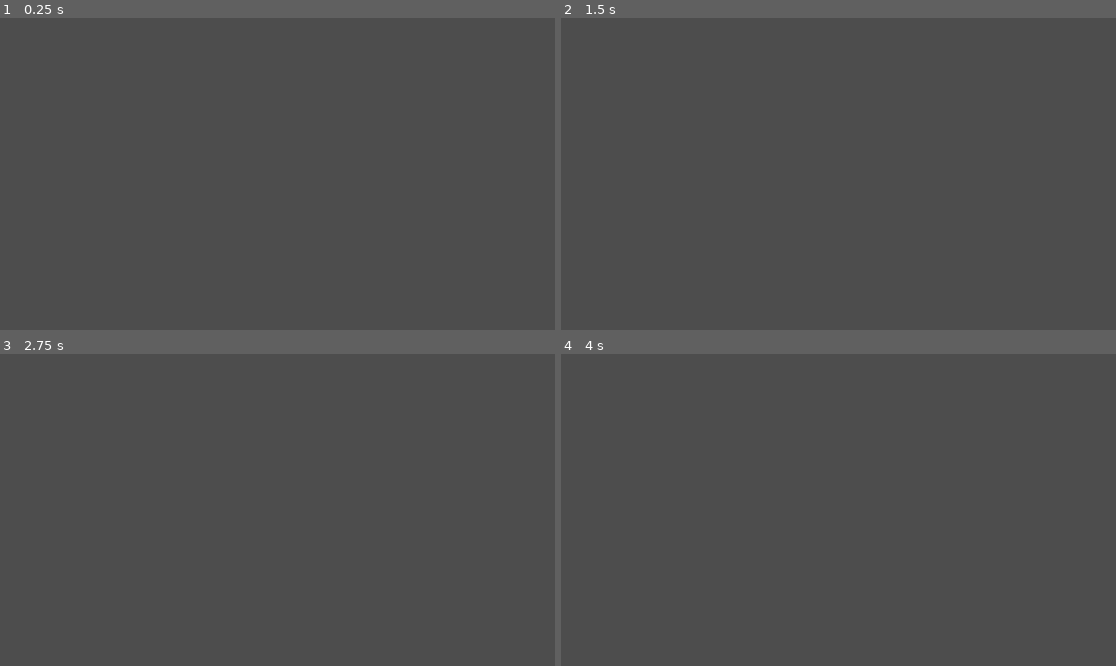
Above: before the commit, frames 1-4 (two rows, left to right).
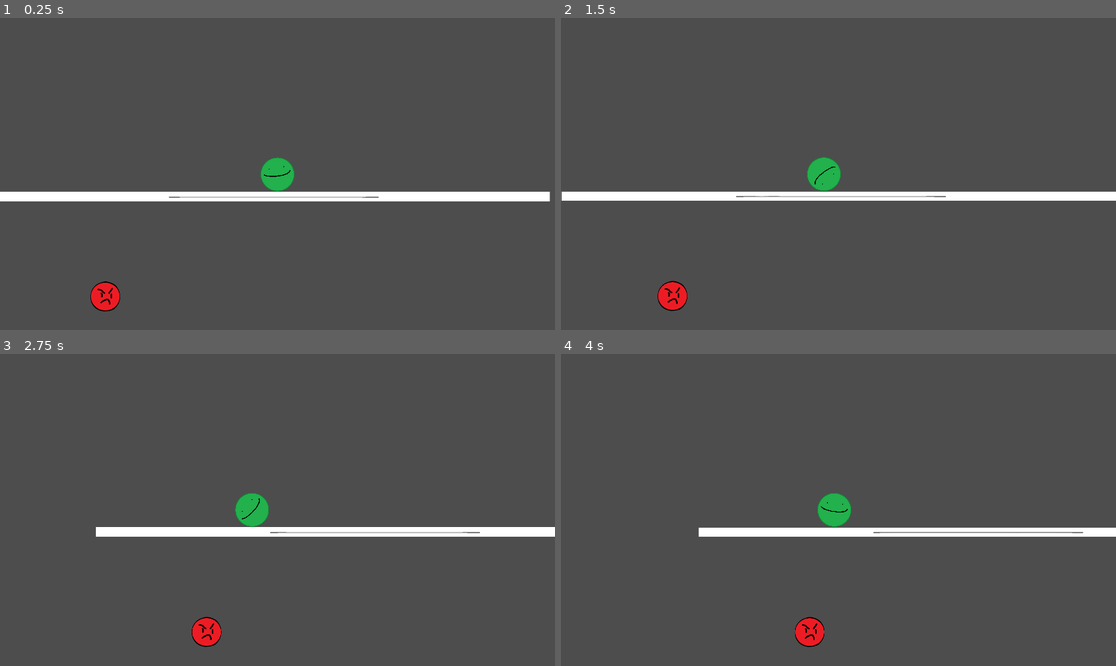
Above: after the commit, the same moments.

Repository: ai43184-school/School-project
Game: Godot game, scene res://Scenes/main.tscn
Two runs of this game, one before a commit and one after it. Both use one fixed random seed, a clock stepped at 60 frames per second and the inputs below.
Inputs (mouse positions are in pixels of both pictures, inside the frame that each line leads up to):
- Up to frame 1 (0.25 s): no input
- Up to frame 2 (1.5 s): move the mouse to (960, 158) at 0.52 s; press the mouse at (960, 158) at 0.53 s; tap Enter at 1.25 s; move the mouse to (727, 189) at 1.27 s; release the mouse at (727, 189) at 1.28 s; click (727, 189) at 1.35 s
- Up to frame 3 (2.75 s): move the mouse to (333, 441) at 2.02 s; press the mouse at (333, 441) at 2.03 s
- Up to frame 4 (4 s): move the mouse to (810, 572) at 2.77 s; release the mouse at (810, 572) at 2.78 s; click (810, 572) at 2.85 s; move the mouse to (1005, 556) at 3.52 s; press the mouse at (1005, 556) at 3.53 s

The runs differ from the first frame. In frame 1, 4.0% of the frame differs, in the area x 0-100%, y 44-94%; in frame 2, 3.8%; in frame 3, 3.5%; in frame 4, 3.1%.

Commit message:
cant finish anything kms

Diff:
--- a/only-way-is-up/Scenes/Enemy1.tscn
+++ b/only-way-is-up/Scenes/Enemy1.tscn
@@ -1,19 +1,20 @@
-[gd_scene load_steps=4 format=3 uid="uid://cvy4p4jgamrb8"]
+[gd_scene format=3 uid="uid://cvy4p4jgamrb8"]
 
-[ext_resource type="Script" path="res://Scripts/enemy_1.gd" id="1_0sjbo"]
+[ext_resource type="Script" uid="uid://bubscqm6080ik" path="res://Scripts/enemy_1.gd" id="1_0sjbo"]
 [ext_resource type="Texture2D" uid="uid://cgo2maw5iso8n" path="res://Assets/enemy1.png" id="1_bwp4a"]
 
 [sub_resource type="CircleShape2D" id="CircleShape2D_pakhj"]
 radius = 107.005
 
-[node name="Enemy" type="Area2D" groups=["Enemy"]]
+[node name="Enemy" type="Area2D" unique_id=364098181 groups=["Enemy"]]
 scale = Vector2(0.5, 0.5)
 script = ExtResource("1_0sjbo")
 
-[node name="CollisionShape2D" type="CollisionShape2D" parent="." groups=["Enemy"]]
+[node name="CollisionShape2D" type="CollisionShape2D" parent="." unique_id=1856843382]
 shape = SubResource("CircleShape2D_pakhj")
 
-[node name="Sprite2D" type="Sprite2D" parent="." groups=["Enemy"]]
+[node name="Sprite2D" type="Sprite2D" parent="." unique_id=2028801778]
 texture = ExtResource("1_bwp4a")
 
+[connection signal="area_entered" from="." to="." method="_on_area_entered"]
 [connection signal="body_entered" from="." to="." method="_on_body_entered"]
--- a/only-way-is-up/Scenes/Player.tscn
+++ b/only-way-is-up/Scenes/Player.tscn
@@ -9,23 +9,28 @@
 [sub_resource type="CircleShape2D" id="CircleShape2D_r13av"]
 radius = 61.0082
 
-[node name="Player" type="RigidBody2D" groups=["Player"]]
+[node name="Player" type="RigidBody2D" unique_id=1072527857 node_paths=PackedStringArray("camera_2d") groups=["Player"]]
 script = ExtResource("1_kpjcp")
+camera_2d = NodePath("Camera2D")
 
-[node name="Hitbox" type="CollisionShape2D" parent="." groups=["Player"]]
+[node name="Hitbox" type="CollisionShape2D" parent="." unique_id=2101750744 groups=["Player"]]
 scale = Vector2(0.5, 0.5)
 shape = SubResource("CircleShape2D_kpjcp")
 
-[node name="Sprite2D" type="Sprite2D" parent="." groups=["Player"]]
+[node name="Sprite2D" type="Sprite2D" parent="." unique_id=1307933474 groups=["Player"]]
 scale = Vector2(0.5, 0.5)
 texture = ExtResource("1_xhfnw")
 
-[node name="Camera2D" type="Camera2D" parent="."]
+[node name="Camera2D" type="Camera2D" parent="." unique_id=197277803]
+limit_left = -500000000
+limit_top = -500000000
+limit_right = 500000000
+limit_bottom = 500000000
 position_smoothing_enabled = true
 
-[node name="Area2D" type="Area2D" parent="." groups=["Player"]]
+[node name="Area2D" type="Area2D" parent="." unique_id=133005129 groups=["Player"]]
 
-[node name="CollisionShape2D" type="CollisionShape2D" parent="Area2D" groups=["Player"]]
+[node name="CollisionShape2D" type="CollisionShape2D" parent="Area2D" unique_id=574158093 groups=["Player"]]
 shape = SubResource("CircleShape2D_r13av")
 
 [connection signal="area_entered" from="Area2D" to="." method="_on_area_2d_area_entered"]
--- a/only-way-is-up/Scenes/main.tscn
+++ b/only-way-is-up/Scenes/main.tscn
@@ -1,8 +1,9 @@
-[gd_scene load_steps=6 format=3 uid="uid://d3xobfdw3nmma"]
+[gd_scene format=3 uid="uid://d3xobfdw3nmma"]
 
 [ext_resource type="PackedScene" uid="uid://dskeh4e2pbtiu" path="res://Scenes/Player.tscn" id="1_jjgbg"]
 [ext_resource type="Texture2D" uid="uid://drw6ebrfgq2or" path="res://Assets/platform.png" id="2_5k88t"]
 [ext_resource type="PackedScene" uid="uid://mtkea6vefooh" path="res://Scenes/GameManager.tscn" id="4_7nqhl"]
+[ext_resource type="PackedScene" uid="uid://cvy4p4jgamrb8" path="res://Scenes/Enemy1.tscn" id="4_jjvhh"]
 
 [sub_resource type="RectangleShape2D" id="RectangleShape2D_7u77a"]
 size = Vector2(1922, 31)
@@ -10,24 +11,27 @@
 [sub_resource type="PhysicsMaterial" id="PhysicsMaterial_0xgt5"]
 bounce = 0.25
 
-[node name="Main" type="Node2D"]
+[node name="Main" type="Node2D" unique_id=1208540577]
 
-[node name="platform" type="StaticBody2D" parent="."]
+[node name="platform" type="StaticBody2D" parent="." unique_id=813966761]
 position = Vector2(13, 1053)
 
-[node name="CollisionShape2D" type="CollisionShape2D" parent="platform"]
+[node name="CollisionShape2D" type="CollisionShape2D" parent="platform" unique_id=76219920]
 position = Vector2(951, 5.5)
 shape = SubResource("RectangleShape2D_7u77a")
 metadata/_edit_lock_ = true
 
-[node name="Player" parent="." instance=ExtResource("1_jjgbg")]
-position = Vector2(972, 456)
+[node name="Player" parent="." unique_id=326094340 instance=ExtResource("1_jjgbg")]
+position = Vector2(985, 979)
 physics_material_override = SubResource("PhysicsMaterial_0xgt5")
 
-[node name="Icon" type="Sprite2D" parent="."]
+[node name="Icon" type="Sprite2D" parent="." unique_id=817837624]
 z_index = -1
 position = Vector2(966.5, 1060)
 scale = Vector2(1.66753, 0.0493829)
 texture = ExtResource("2_5k88t")
 
-[node name="GameManager" parent="." instance=ExtResource("4_7nqhl")]
+[node name="GameManager" parent="." unique_id=1615470917 instance=ExtResource("4_7nqhl")]
+
+[node name="Enemy" parent="." unique_id=364098181 instance=ExtResource("4_jjvhh")]
+position = Vector2(389, 1406)
--- a/only-way-is-up/Scripts/enemy_1.gd
+++ b/only-way-is-up/Scripts/enemy_1.gd
@@ -1,9 +1,11 @@
 extends Area2D
-
-
 
 func _on_body_entered(body: Node2D) -> void:
 	if body.is_in_group("Player"):
 		GameManager.enemydeath.emit(1)
 		GameManager.can_launch = true
 		queue_free()
+
+func _on_area_entered(area: Area2D) -> void:
+	if area.is_in_group("Enemy"):
+		queue_free()
--- a/only-way-is-up/Scripts/game_manager.gd
+++ b/only-way-is-up/Scripts/game_manager.gd
@@ -1,32 +1,7 @@
 extends Node
 
 #enemies
-@warning_ignore("unused_signal")
 signal enemydeath
 
 #player movement
 var can_launch = true
-
-# Preload the enemy scene
-var enemy_scene = preload("res://Scenes/Enemy1.tscn")
-
-# Set a seed for reproducibility
-@export var spawn_seed = randi_range(0,5000)
-var rng = RandomNumberGenerator.new()
-
-func _ready():
-	# Seed the RNG
-	rng.seed = spawn_seed
-	spawn_enemies(1000) # Spawn 10 enemies
-
-func spawn_enemies(amount):
-	for i in range(amount):
-		var enemy = enemy_scene.instantiate()
-
-		# Generate random position within a specific area
-		var spawn_x = rng.randf_range(0, 1000)
-		var spawn_y = rng.randf_range(0, 600)
-		enemy.position = Vector2(spawn_x, spawn_y)
-
-		# Add enemy to the scene
-		add_child(enemy)
--- a/only-way-is-up/Scripts/player.gd
+++ b/only-way-is-up/Scripts/player.gd
@@ -1,8 +1,18 @@
 extends RigidBody2D
+
+@export var camera_2d: Camera2D
 
 var velocity : Vector2 = Vector2.ZERO
 var direction : Vector2 = Vector2.ZERO
 var speed: float = 2
+
+# spawning enemies
+@onready var enemy = preload("res://Scenes/Enemy1.tscn")
+
+var enemies = ["normalEnemy", "spikeEnemy"]
+
+var distance: float
+var distanceUsed: float
 
 
 func Launch():
@@ -14,7 +24,7 @@
 		linear_velocity = velocity
 		apply_impulse(direction * speed)
 		Engine.time_scale = 1
-		GameManager.can_launch = false
+		GameManager.can_launch = true
 	else:
 		Engine.time_scale = 1
 
@@ -23,10 +33,37 @@
 		Launch()
 
 
+	if (distance < position.x + 50):
+		distance = position.x + 50
+
+	var distToGo: float = floor(distance - distanceUsed)
+
+	if (distanceUsed < distance && distToGo > 4):
+		distanceUsed = distance
+		SpawnEnemy()
+
+
+
+
+func SpawnEnemy():
+	var enemyToSpawn = SelectEnemyToSpawn()
+
+	var yPos: float = floor(abs(randf_range(0.0,1.0)-randf_range(0.0,1.0)) * (1+100 - (-2)) + (-2))
+	var posToSpawnEnemy: Vector2 = Vector2(distance,yPos)
+
+	enemyToSpawn.position = posToSpawnEnemy
+	print(posToSpawnEnemy)
+	add_sibling(enemyToSpawn)
+
+func SelectEnemyToSpawn():
+	var enemy_scene = enemy.instantiate()
+	return enemy_scene
+
 func _on_area_2d_body_entered(body: Node2D) -> void:
 	GameManager.can_launch = true
 
 
 func _on_area_2d_area_entered(area: Area2D) -> void:
 	if area.is_in_group("Enemy"):
+		linear_velocity = -linear_velocity / 4
 		linear_velocity += Vector2.UP*500
--- a/only-way-is-up/project.godot
+++ b/only-way-is-up/project.godot
@@ -16,7 +16,7 @@
 
 config/name="Only Way is Up"
 run/main_scene="res://Scenes/main.tscn"
-config/features=PackedStringArray("4.3", "Mobile")
+config/features=PackedStringArray("4.6", "Mobile")
 config/icon="res://icon.svg"
 
 [autoload]
Not shown, changed: only-way-is-up/Assets/Player.png.import
Not shown, changed: only-way-is-up/Assets/enemy1.png.import
Not shown, changed: only-way-is-up/Assets/enemy2.png.import
Not shown, changed: only-way-is-up/Assets/platform.png.import
Not shown, changed: only-way-is-up/Assets/ui_button.png.import
Not shown: 1 places in only-way-is-up/Scenes/Player.tscn that only renumber resources
Not shown, changed: only-way-is-up/icon.svg.import
